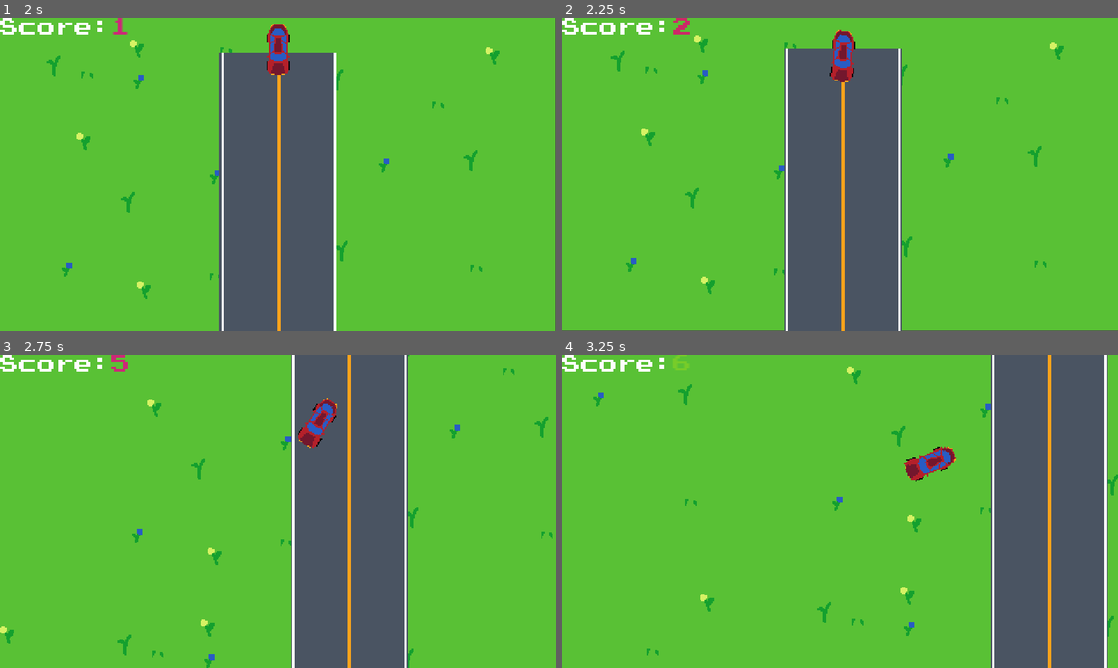
Above: before the commit, frames 1-4 (two rows, left to right).
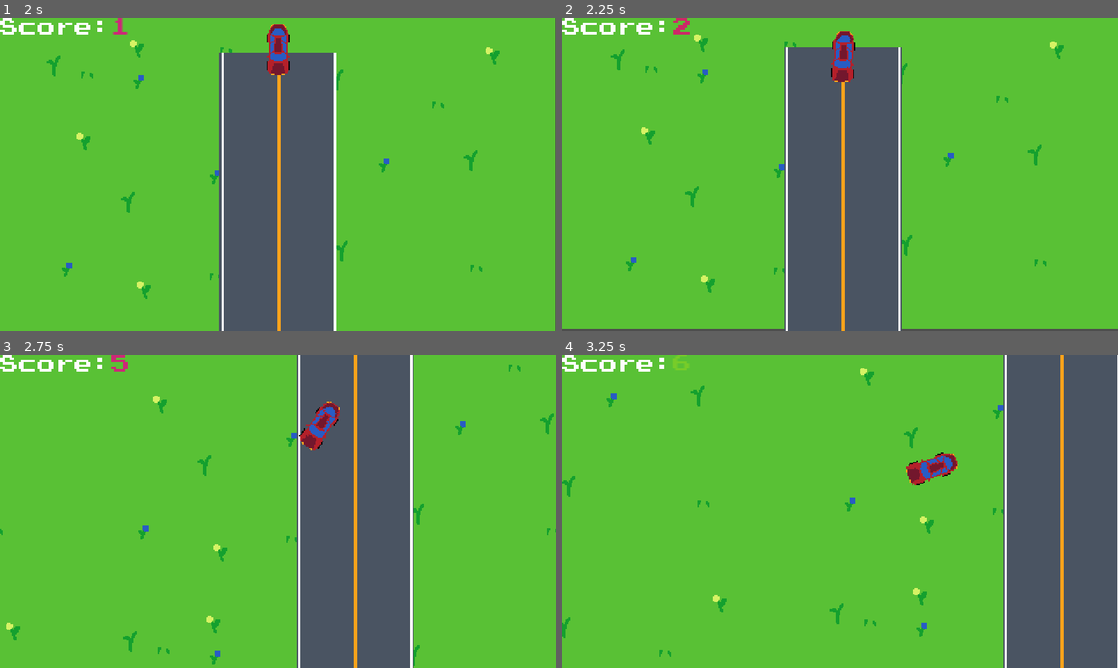
Above: after the commit, the same moments.

Repository: hasapupu/endlessDriver
Game: Godot game, scene res://main.tscn
Same seed, same stepped clock (60 frames per second), same inputs: the game is played once before the commit and once after it. Sound files missing from this copy of the repository are replaced by a short silence.
Inputs:
- Up to frame 1 (2 s): tap Enter at 0.5 s; hold D (right) 0.53-1.28 s; tap Q (item) at 0.6, 1.55 s; tap Space (drift) at 1.25, 1.35 s; hold S (brake) from 1.28 s (still down)
- Up to frame 2 (2.25 s): release S (brake) at 2.03 s; hold D (right) from 2.03 s (still down); hold W (gas) from 2.03 s (still down)
- Up to frame 3 (2.75 s): keep holding D (right); keep holding W (gas); tap Q (item) at 2.3 s
- Up to frame 4 (3.25 s): keep holding D (right); release W (gas) at 2.78 s; tap Q (item) at 2.85 s

Frame 1 is identical in both runs. In frame 2, 0.8% of the frame differs, in the area x 0-100%, y 3-100%; in frame 3, 5.7%; in frame 4, 8.2%, in the area x 0-100%, y 0-100%.
Error before the commit: Invalid call. Nonexistent function 'activate' in base 'Nil'. (res://scripts/playerControls.gd:52)

Commit message:
done

Diff:
--- /dev/null
+++ b/coneCircle.tscn
@@ -0,0 +1,30 @@
+[gd_scene load_steps=3 format=3 uid="uid://dxl2bydjxums6"]
+
+[ext_resource type="PackedScene" uid="uid://d1bmtm1eclqty" path="res://coneProj.tscn" id="1_08uc4"]
+[ext_resource type="Script" path="res://scripts/coneCircle.gd" id="1_ye61s"]
+
+[node name="rotPivot" type="Node2D"]
+process_mode = 3
+script = ExtResource("1_ye61s")
+
+[node name="Sprite2D" parent="." instance=ExtResource("1_08uc4")]
+position = Vector2(0, 40)
+
+[node name="Sprite2D2" parent="." instance=ExtResource("1_08uc4")]
+position = Vector2(0, -40)
+rotation = 3.14159
+
+[node name="Sprite2D3" parent="." instance=ExtResource("1_08uc4")]
+position = Vector2(-40, 0)
+rotation = 1.5708
+
+[node name="Sprite2D4" parent="." instance=ExtResource("1_08uc4")]
+position = Vector2(40, 0)
+rotation = 4.71465
+
+[node name="Timer" type="Timer" parent="."]
+wait_time = 3.0
+one_shot = true
+autostart = true
+
+[connection signal="timeout" from="Timer" to="." method="_on_timer_timeout"]
--- /dev/null
+++ b/coneItem.tscn
@@ -0,0 +1,24 @@
+[gd_scene load_steps=3 format=3 uid="uid://3vu8e2bbo3uv"]
+
+[ext_resource type="Script" path="res://scripts/coneItem.gd" id="1_035bq"]
+[ext_resource type="PackedScene" uid="uid://d1bmtm1eclqty" path="res://coneProj.tscn" id="2_teirh"]
+
+[node name="Control" type="Control"]
+layout_mode = 3
+anchors_preset = 15
+anchor_right = 1.0
+anchor_bottom = 1.0
+grow_horizontal = 2
+grow_vertical = 2
+script = ExtResource("1_035bq")
+
+[node name="Sprite2D" parent="." instance=ExtResource("2_teirh")]
+
+[node name="AudioStreamPlayer2D" type="AudioStreamPlayer2D" parent="."]
+
+[node name="Timer" type="Timer" parent="."]
+wait_time = 2.0
+one_shot = true
+autostart = true
+
+[connection signal="timeout" from="Timer" to="." method="_on_timer_timeout"]
--- /dev/null
+++ b/coneProj.tscn
@@ -0,0 +1,20 @@
+[gd_scene load_steps=4 format=3 uid="uid://d1bmtm1eclqty"]
+
+[ext_resource type="Texture2D" uid="uid://dggcb0frxg7n1" path="res://cones2.png" id="1_p286y"]
+[ext_resource type="Script" path="res://scripts/hitBox.gd" id="2_7fkkj"]
+
+[sub_resource type="RectangleShape2D" id="RectangleShape2D_f4bec"]
+size = Vector2(16, 22)
+
+[node name="Sprite2D" type="Sprite2D" groups=["projectile"]]
+z_index = 3
+texture = ExtResource("1_p286y")
+region_enabled = true
+region_rect = Rect2(42.0497, 36.7434, 15.948, 22.2324)
+
+[node name="hitBox" type="Area2D" parent="."]
+script = ExtResource("2_7fkkj")
+
+[node name="CollisionShape2D" type="CollisionShape2D" parent="hitBox"]
+shape = SubResource("RectangleShape2D_f4bec")
+debug_color = Color(0.999273, 0, 0.118341, 0.42)
--- /dev/null
+++ b/nutItem.tscn
@@ -0,0 +1,24 @@
+[gd_scene load_steps=3 format=3 uid="uid://b3pgvc80k0k18"]
+
+[ext_resource type="Script" path="res://scripts/nutItem.gd" id="1_ckj8e"]
+[ext_resource type="PackedScene" uid="uid://bk0b4yhg3f0ry" path="res://nutScene.tscn" id="2_pr0ow"]
+
+[node name="Control" type="Control"]
+layout_mode = 3
+anchors_preset = 15
+anchor_right = 1.0
+anchor_bottom = 1.0
+grow_horizontal = 2
+grow_vertical = 2
+script = ExtResource("1_ckj8e")
+
+[node name="Node2D" parent="." instance=ExtResource("2_pr0ow")]
+
+[node name="AudioStreamPlayer2D" type="AudioStreamPlayer2D" parent="."]
+
+[node name="Timer" type="Timer" parent="."]
+wait_time = 3.0
+one_shot = true
+autostart = true
+
+[connection signal="timeout" from="Timer" to="." method="_on_timer_timeout"]
--- /dev/null
+++ b/nutScene.tscn
@@ -0,0 +1,7 @@
+[gd_scene load_steps=2 format=3 uid="uid://bk0b4yhg3f0ry"]
+
+[ext_resource type="Texture2D" uid="uid://bqsumpw2kvxoc" path="res://sprites/nut.png" id="1_fvirm"]
+
+[node name="Node2D" type="Sprite2D"]
+z_index = 3
+texture = ExtResource("1_fvirm")
--- /dev/null
+++ b/rainbow.tres
@@ -0,0 +1,8 @@
+[gd_resource type="ShaderMaterial" load_steps=2 format=3 uid="uid://kaaqxfk6txqk"]
+
+[ext_resource type="Shader" path="res://scripts/rainbow.gdshader" id="1_j88tu"]
+
+[resource]
+shader = ExtResource("1_j88tu")
+shader_parameter/horizontal_influence = 0.5
+shader_parameter/vertical_influence = 0.0
--- /dev/null
+++ b/scripts/coneCircle.gd
@@ -0,0 +1,6 @@
+extends Node2D
+
+var dad: Node2D
+
+func _physics_process(_delta):
+	rotation_degrees += 5
--- /dev/null
+++ b/scripts/coneItem.gd
@@ -0,0 +1,11 @@
+extends item
+
+@onready var coneRot := preload("res://coneCircle.tscn").instantiate()
+
+func activate():
+	nodeBody.call_deferred("queue_free")
+	get_tree().root.get_node("gameManager/pp/player").call_deferred("add_child",coneRot)
+
+func _on_timer_timeout():
+	coneRot.call_deferred("queue_free")
+	call_deferred("queue_free")
--- a/scripts/hurtBox.gd
+++ b/scripts/hurtBox.gd
@@ -13,13 +13,14 @@
 	if owner is player:
 		if hitbox.owner is enemy:
 			hitbox.owner.die()
-			owner.score -= 9
+			if owner.damageable == true:
+				owner.score -= 9
 	if get_parent() is pickup:
 		if hitbox.owner is player:
 			get_parent().spr.texture = get_parent().hitSprite
 			get_parent().sound.play()
 			if hitbox.owner.currentItem == null:
-				hitbox.owner.currentItem = get_parent().itemDict[hitbox.owner.currentWorld].instantiate()
+				hitbox.owner.set_deferred("currentItem",get_parent().itemDict[hitbox.owner.currentWorld].instantiate())
 			call_deferred("queue_free")
 	if owner is finish:
 		if hitbox.owner is player:
@@ -28,5 +29,5 @@
 			owner.announce()
 			call_deferred("queue_free")
 	if owner is enemy:
-		if hitbox.owner.is_in_group("projectile"):
+		if hitbox.get_parent().is_in_group("projectile") or hitbox.owner.is_in_group("projectile"):
 			owner.die()
--- a/scripts/item.gd
+++ b/scripts/item.gd
@@ -1,4 +1,10 @@
 class_name item extends Control
+
+@onready var sf: AudioStreamPlayer2D = get_node("AudioStreamPlayer2D")
+@onready var nodeBody = get_children()[0]
+
+func _ready():
+	nodeBody.reparent(get_tree().root.get_node("gameManager/pp/player/shellPoint"),false)
 
 func activate():
 	pass
--- a/scripts/levelGen.gd
+++ b/scripts/levelGen.gd
@@ -37,6 +37,6 @@
 		print(cPos)
 
 func _on_timer_timeout():
-	for i in range(2):
-		#spawnEnemy(pl.currentWorld)
+	for i in range(1):
+		spawnEnemy(pl.currentWorld)
 		pass
--- /dev/null
+++ b/scripts/nutItem.gd
@@ -0,0 +1,16 @@
+extends item
+
+@onready var pl := get_tree().root.get_node("gameManager/pp/player") as player
+@onready var rainbowMat: ShaderMaterial = preload("res://rainbow.tres")
+var pMat: Material
+
+func activate():
+	nodeBody.call_deferred("queue_free")
+	pl.damageable = false
+	pMat = pl.get_node("Sprite2D").get_material()
+	(pl.get_node("Sprite2D") as Sprite2D).set_material(rainbowMat)
+
+func _on_timer_timeout():
+	pl.damageable = true
+	pl.get_node("Sprite2D").set_material(pMat)
+	call_deferred("queue_free")
--- a/scripts/pickup.gd
+++ b/scripts/pickup.gd
@@ -3,8 +3,8 @@
 @onready var spr: Sprite2D = get_node("Sprite2D")
 @onready var hitSprite: Texture2D = preload("res://cones2.png")
 @onready var sound: AudioStreamPlayer2D = get_node("AudioStreamPlayer2D")
-@onready var itemDict := {"debug":preload("res://shellItem.tscn")}
-#,"pine":preload(""),"aisu":preload(""),"cone":preload(""),
+@onready var itemDict := {"debug":preload("res://shellItem.tscn"),"pine":preload("res://nutItem.tscn"),"aisu":load(["res://coneItem.tscn","res://shellItem.tscn","res://nutItem.tscn"].pick_random()),"cone":preload("res://coneItem.tscn"),}
+#
 
 func _ready():
 	if randi_range(0,5) == 1:
--- a/scripts/playerControls.gd
+++ b/scripts/playerControls.gd
@@ -13,6 +13,7 @@
 @onready var roadHitbox: Area2D = get_node("Area2D")
 var score := 1.0
 var currentWorld := "debug"
+var damageable := true
 var currentItem: item :
 	set(value):
 		currentItem = value
@@ -48,7 +49,8 @@
 
 func getInput():
 	var turn = 0
-	if Input.is_action_just_pressed("item"):
+	if currentItem != null and Input.is_action_just_pressed("item"):
+		currentItem.sf.set_deferred("playing",  true)
 		currentItem.activate()
 	if Input.is_action_pressed("left"):
 		turn -= 1
@@ -70,6 +72,9 @@
 		breakPlayer.play()
 		pass
 
+func _process(delta):
+	if score < 0:
+		get_tree().reload_current_scene()
 
 func calculateSteering(delta):
 	var rearWheel = position - transform.x * wheelBase/2
--- /dev/null
+++ b/scripts/rainbow.gdshader
@@ -0,0 +1,17 @@
+shader_type canvas_item;
+
+// --- Uniforms --- //
+uniform float horizontal_influence: hint_range(0.0, 1.0, 0.1) = 0.5;
+uniform float vertical_influence: hint_range(0.0, 1.0, 0.1) = 0.0;
+
+// --- Functions --- //
+vec3 hsv2rgb(vec3 _c) {
+    vec4 _K = vec4(1.0, 2.0 / 3.0, 1.0 / 3.0, 3.0);
+    vec3 _p = abs(fract(_c.xxx + _K.xyz) * 6.0 - _K.www);
+    return _c.z * mix(_K.xxx, clamp(_p - _K.xxx, 0.0, 1.0), _c.y);
+}
+
+void fragment() {
+	COLOR.rgb += horizontal_influence * hsv2rgb(vec3(UV.x, 1.0, 1.0))
+			+ vertical_influence * hsv2rgb(vec3(UV.y, 1.0, 1.0));
+}
--- a/scripts/shellItem.gd
+++ b/scripts/shellItem.gd
@@ -1,11 +1,13 @@
 extends item
 
-@onready var shell: CharacterBody2D = get_node("shell")
+func activate():
+	nodeBody.velocity = get_tree().root.get_node("gameManager/pp/player").velocity * 3.5
+	nodeBody.reparent(get_tree().root.get_node("gameManager"),true)
 
-func _ready():
-	shell.reparent(get_tree().root.get_node("gameManager/pp/player/shellPoint"),false)
+func _on_finished():
+	call_deferred("queue_free")
 
-func activate():
-	shell.velocity = get_tree().root.get_node("gameManager/pp/player").velocity * 3.5
-	shell.reparent(get_tree().root.get_node("gameManager"),true)
-	call_deferred("queue_free")
+
+
+func _on_timer_timeout():
+	pass # Replace with function body.
--- a/shellItem.tscn
+++ b/shellItem.tscn
@@ -1,7 +1,8 @@
-[gd_scene load_steps=3 format=3 uid="uid://ccellp2fexbpo"]
+[gd_scene load_steps=4 format=3 uid="uid://ccellp2fexbpo"]
 
 [ext_resource type="Script" path="res://scripts/shellItem.gd" id="1_ycpep"]
 [ext_resource type="PackedScene" uid="uid://dogqlv5tktog7" path="res://shell.tscn" id="2_hp7rp"]
+[ext_resource type="AudioStream" uid="uid://nstpu35ix22p" path="res://sfx/shell.wav" id="3_s5dol"]
 
 [node name="Control" type="Control"]
 layout_mode = 3
@@ -14,4 +15,10 @@
 
 [node name="shell" parent="." instance=ExtResource("2_hp7rp")]
 
+[node name="AudioStreamPlayer2D" type="AudioStreamPlayer2D" parent="."]
+stream = ExtResource("3_s5dol")
+volume_db = 6.933
+
+[connection signal="finished" from="AudioStreamPlayer2D" to="." method="_on_finished"]
+
 [editable path="shell"]
Not shown, added: export_presets.cfg
Not shown, added: sfx/shell.wav.import
Binary file added: sprites/nut.png
Not shown, added: sprites/nut.png.import
Not shown, added: EndlessDrive.console.exe
Not shown, added: EndlessDrive.exe
Not shown, added: Gamjam.console.exe
Not shown, added: Gamjam.exe
Not shown, added: sfx/shell.wav
